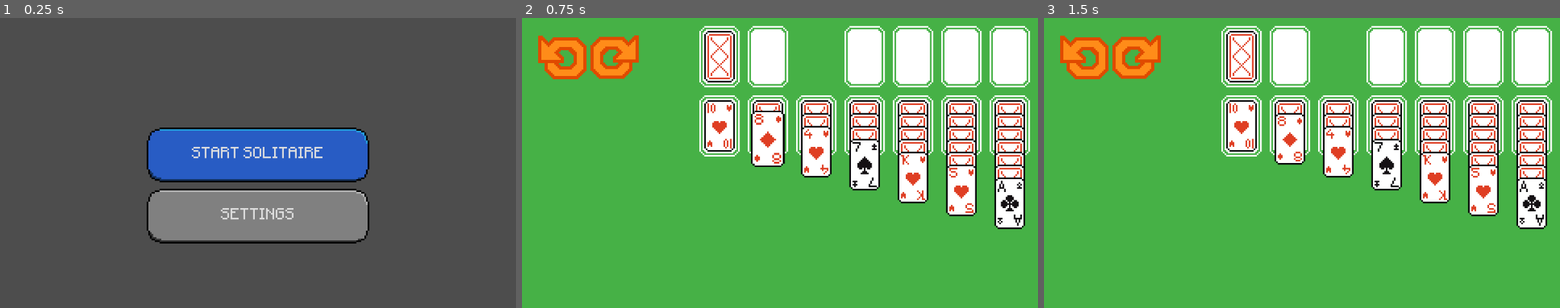
Above: before the commit, frames 1-3 (left to right).
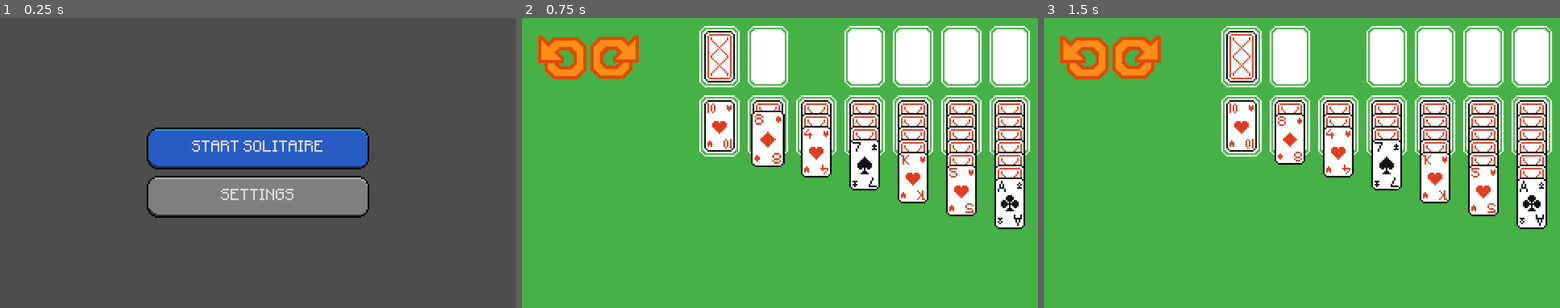
Above: after the commit, the same moments.

Repository: VortexAI-beta/solitaire
Game: Godot game, scene res://main.tscn
Two runs of this game, one before a commit and one after it. Both use one fixed random seed, a clock stepped at 60 frames per second and the inputs below.
Inputs (mouse positions are in pixels of both pictures, inside the frame that each line leads up to):
- Up to frame 1 (0.25 s): no input
- Up to frame 2 (0.75 s): click "START SOLITAIRE" at 0.5 s
- Up to frame 3 (1.5 s): click (1085, 55) at 1.25 s

The runs differ from the first frame. In frame 1, 9.2% of the frame differs, in the area x 28-72%, y 37-78%; in frame 2, nothing differs; in frame 3, nothing differs.

Commit message:
updated button sprites

Diff:
--- a/button_theme.tres
+++ b/button_theme.tres
@@ -8,31 +8,31 @@
 
 [sub_resource type="StyleBoxTexture" id="StyleBoxTexture_5nl6s"]
 texture = ExtResource("1_22sbv")
-texture_margin_left = 10.0
-texture_margin_top = 10.0
-texture_margin_right = 10.0
-texture_margin_bottom = 10.0
+texture_margin_left = 6.0
+texture_margin_top = 6.0
+texture_margin_right = 6.0
+texture_margin_bottom = 6.0
 
 [sub_resource type="StyleBoxTexture" id="StyleBoxTexture_jjpe7"]
 texture = ExtResource("1_5nl6s")
-texture_margin_left = 10.0
-texture_margin_top = 10.0
-texture_margin_right = 10.0
-texture_margin_bottom = 10.0
+texture_margin_left = 6.0
+texture_margin_top = 6.0
+texture_margin_right = 6.0
+texture_margin_bottom = 6.0
 
 [sub_resource type="StyleBoxTexture" id="StyleBoxTexture_22sbv"]
 texture = ExtResource("1_jjpe7")
-texture_margin_left = 10.0
-texture_margin_top = 10.0
-texture_margin_right = 10.0
-texture_margin_bottom = 10.0
+texture_margin_left = 6.0
+texture_margin_top = 6.0
+texture_margin_right = 6.0
+texture_margin_bottom = 6.0
 
 [sub_resource type="StyleBoxTexture" id="StyleBoxTexture_louiv"]
 texture = ExtResource("5_2kni4")
-texture_margin_left = 10.0
-texture_margin_top = 10.0
-texture_margin_right = 10.0
-texture_margin_bottom = 10.0
+texture_margin_left = 6.0
+texture_margin_top = 6.0
+texture_margin_right = 6.0
+texture_margin_bottom = 6.0
 region_rect = Rect2(64, 0, 32, 32)
 
 [resource]
Binary file changed: sprites/cards/spades/button_blue.aseprite
Binary file changed: sprites/cards/spades/button_blue.png
Binary file changed: sprites/cards/spades/button_gray.aseprite
Binary file changed: sprites/cards/spades/button_gray.png
Binary file changed: sprites/cards/spades/button_red.aseprite
Binary file changed: sprites/cards/spades/button_red.png
Binary file changed: sprites/cards/spades/button_yellow.aseprite
Binary file changed: sprites/cards/spades/button_yellow.png
Binary file changed: sprites/cards/spades/buttons.aseprite
